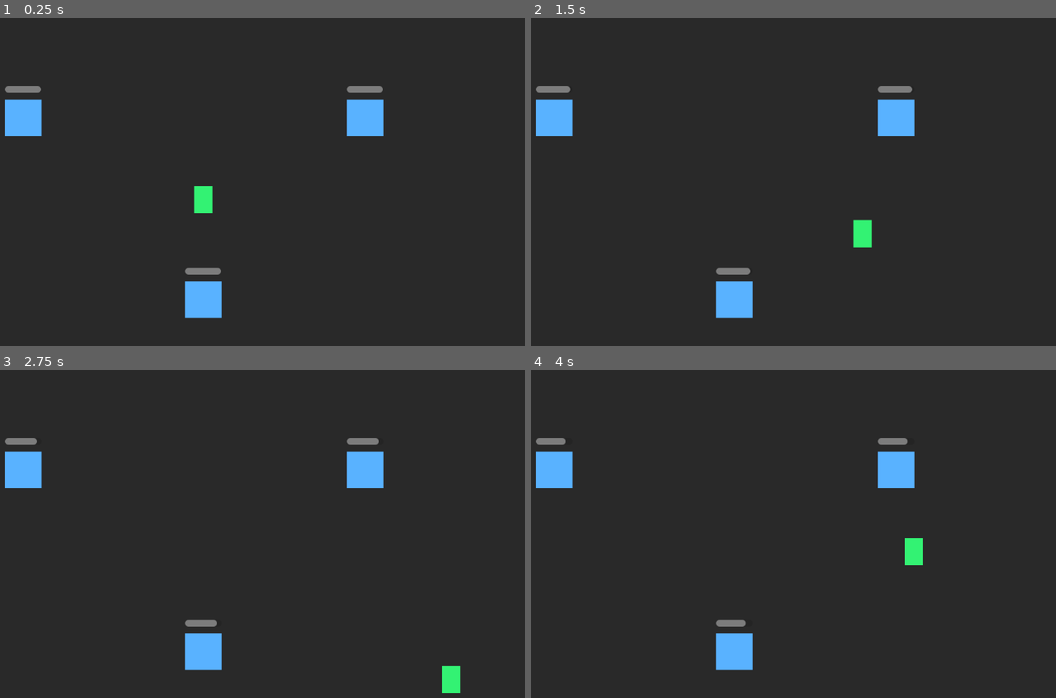
Above: before the commit, frames 1-4 (two rows, left to right).
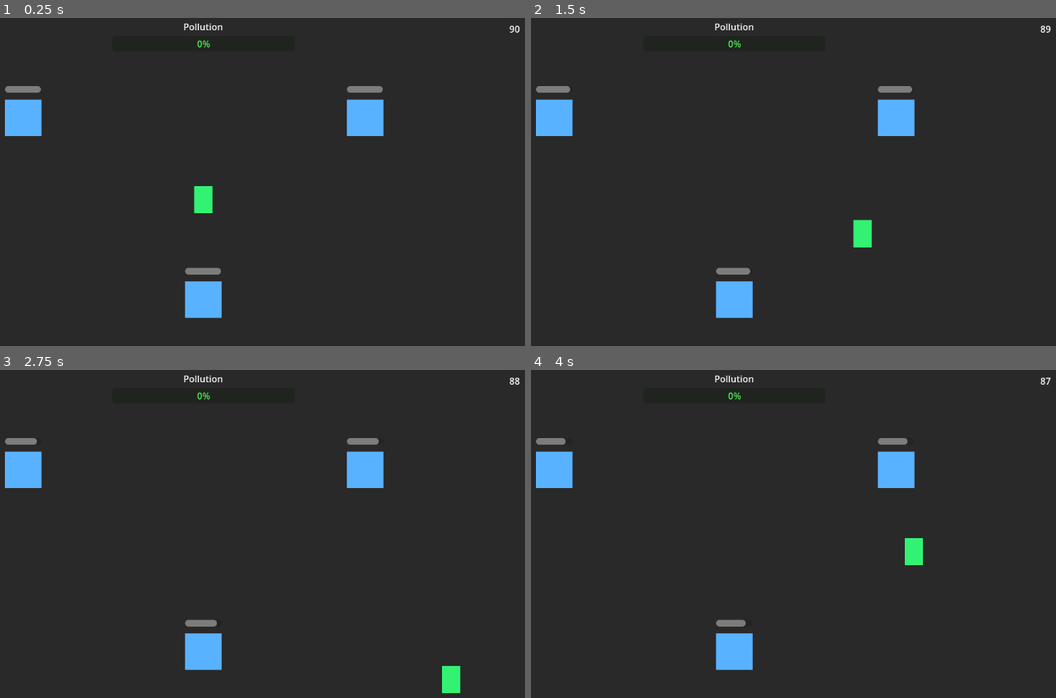
Above: after the commit, the same moments.

Repository: ebiyo/GameDev-Pollutechnician
Game: Godot game, scene res://scenes/world/main.tscn
Two runs of this game, one before a commit and one after it. Both use one fixed random seed, a clock stepped at 60 frames per second and the inputs below.
Inputs:
- Up to frame 1 (0.25 s): no input
- Up to frame 2 (1.5 s): tap Enter at 0.5 s; hold Right (ui_right) 0.53-1.28 s; hold E (repair) 0.53-1.28 s; hold Down (ui_down) from 1.28 s (still down); tap E (repair) at 1.35 s
- Up to frame 3 (2.75 s): release Down (ui_down) at 2.03 s; hold Right (ui_right) from 2.03 s (still down); hold E (repair) from 2.03 s (still down)
- Up to frame 4 (4 s): release Right (ui_right) at 2.78 s; release E (repair) at 2.78 s; hold Up (ui_up) 2.78-3.53 s; tap E (repair) at 2.85 s; hold Left (ui_left) from 3.53 s (still down); hold E (repair) from 3.53 s (still down)

The runs differ from the first frame. In frame 1, 0.2% of the frame differs, in the area x 35-100%, y 1-9%; in frame 2, 0.2%; in frame 3, 0.2%; in frame 4, 0.2%.

Commit message:
Implement game mechanics: add day management, pollution tracking, and UI for game over and win conditions

Diff:
--- a/autoload/game_manager.gd
+++ b/autoload/game_manager.gd
@@ -1,5 +1,52 @@
 extends Node
 
+enum Phase { PREP, ACTIVE, END }
+
+signal day_started()
+signal day_ended(money_earned: int)
+signal game_won()
+
+var current_phase: Phase = Phase.PREP
 var current_day: int = 1
+var total_days: int = 3
+var day_duration: float = 90.0
+var day_timer: float = 0.0
 var money: int = 0
-var is_playing: bool = false
+
+
+func _process(delta: float) -> void:
+	if current_phase != Phase.ACTIVE:
+		return
+
+	day_timer = maxf(day_timer - delta, 0.0)
+
+	if day_timer <= 0.0:
+		end_day()
+
+
+func start_day() -> void:
+	current_phase = Phase.ACTIVE
+	day_timer = day_duration
+	day_started.emit()
+
+
+func end_day() -> void:
+	current_phase = Phase.END
+
+	var money_earned := 50
+	if PollutionManager.pollution < 40.0:
+		money_earned += 25
+
+	money += money_earned
+	current_day += 1
+
+	if current_day > total_days:
+		game_won.emit()
+	else:
+		day_ended.emit(money_earned)
+
+
+func start_next_day() -> void:
+	current_phase = Phase.ACTIVE
+	day_timer = day_duration
+	day_started.emit()
--- a/autoload/pollution_manager.gd
+++ b/autoload/pollution_manager.gd
@@ -1,3 +1,35 @@
 extends Node
 
+signal pollution_changed(value: float)
+signal game_over()
+
 var pollution: float = 0.0
+var base_increase_rate: float = 3.0
+var over_threshold_timer: float = 0.0
+var over_threshold_limit: float = 5.0
+
+
+func _ready() -> void:
+	pollution_changed.emit(pollution)
+
+
+func _process(delta: float) -> void:
+	var total_efficiency := 0.0
+	var reduction_rate := 2.0
+
+	for machine in get_tree().get_nodes_in_group("machines"):
+		if machine.has_method("get_efficiency"):
+			total_efficiency += machine.get_efficiency()
+
+	var pollution_reduction := total_efficiency * reduction_rate * delta
+	var pollution_increase := base_increase_rate * delta
+
+	pollution = clampf(pollution + pollution_increase - pollution_reduction, 0.0, 100.0)
+	pollution_changed.emit(pollution)
+
+	if pollution >= 100.0:
+		over_threshold_timer += delta
+		if over_threshold_timer > over_threshold_limit:
+			game_over.emit()
+	else:
+		over_threshold_timer = 0.0
--- a/scenes/machine/machine.gd
+++ b/scenes/machine/machine.gd
@@ -16,6 +16,7 @@
 
 func _ready() -> void:
 	durability = max_durability
+	add_to_group("machines")
 	repair_zone.body_entered.connect(_on_repair_zone_body_entered)
 	repair_zone.body_exited.connect(_on_repair_zone_body_exited)
 	durability_changed.connect(_on_durability_changed)
@@ -49,3 +50,9 @@
 func _on_durability_changed(value: float) -> void:
 	durability_bar.value = value
 	body_visual.modulate = Color.RED if value < 20.0 else Color.WHITE
+
+
+func get_efficiency() -> float:
+	if is_zero_approx(max_durability):
+		return 0.0
+	return durability / max_durability
--- /dev/null
+++ b/scenes/ui/day_end.gd
@@ -0,0 +1,20 @@
+extends CanvasLayer
+
+@onready var title_label: Label = $TitleLabel
+@onready var money_label: Label = $MoneyLabel
+@onready var next_day_button: Button = $NextDayButton
+
+
+func _ready() -> void:
+	GameManager.day_ended.connect(_on_day_ended)
+	next_day_button.pressed.connect(_on_next_day_button_pressed)
+
+
+func _on_day_ended(money_earned: int) -> void:
+	title_label.text = "Day %d Complete" % (GameManager.current_day - 1)
+	money_label.text = "Money Earned: %d" % money_earned
+
+
+func _on_next_day_button_pressed() -> void:
+	GameManager.start_next_day()
+	visible = false
--- /dev/null
+++ b/scenes/ui/day_end.tscn
@@ -0,0 +1,42 @@
+[gd_scene load_steps=2 format=3]
+
+[ext_resource type="Script" path="res://scenes/ui/day_end.gd" id="1"]
+
+[node name="DayEnd" type="CanvasLayer"]
+visible = false
+script = ExtResource("1")
+
+[node name="TitleLabel" type="Label" parent="."]
+anchor_left = 0.5
+anchor_top = 0.5
+anchor_right = 0.5
+anchor_bottom = 0.5
+offset_left = -150.0
+offset_top = -80.0
+offset_right = 150.0
+offset_bottom = -50.0
+text = "Day X Complete"
+horizontal_alignment = 1
+
+[node name="MoneyLabel" type="Label" parent="."]
+anchor_left = 0.5
+anchor_top = 0.5
+anchor_right = 0.5
+anchor_bottom = 0.5
+offset_left = -150.0
+offset_top = -24.0
+offset_right = 150.0
+offset_bottom = 6.0
+text = "Money Earned: 0"
+horizontal_alignment = 1
+
+[node name="NextDayButton" type="Button" parent="."]
+anchor_left = 0.5
+anchor_top = 0.5
+anchor_right = 0.5
+anchor_bottom = 0.5
+offset_left = -70.0
+offset_top = 24.0
+offset_right = 70.0
+offset_bottom = 55.0
+text = "Next Day"
--- /dev/null
+++ b/scenes/ui/game_over.gd
@@ -0,0 +1,11 @@
+extends CanvasLayer
+
+@onready var restart_button: Button = $RestartButton
+
+
+func _ready() -> void:
+	restart_button.pressed.connect(_on_restart_button_pressed)
+
+
+func _on_restart_button_pressed() -> void:
+	get_tree().reload_current_scene()
--- /dev/null
+++ b/scenes/ui/game_over.tscn
@@ -0,0 +1,30 @@
+[gd_scene load_steps=2 format=3]
+
+[ext_resource type="Script" path="res://scenes/ui/game_over.gd" id="1"]
+
+[node name="GameOver" type="CanvasLayer"]
+visible = false
+script = ExtResource("1")
+
+[node name="GameOverLabel" type="Label" parent="."]
+anchor_left = 0.5
+anchor_top = 0.5
+anchor_right = 0.5
+anchor_bottom = 0.5
+offset_left = -120.0
+offset_top = -60.0
+offset_right = 120.0
+offset_bottom = -20.0
+text = "Game Over"
+horizontal_alignment = 1
+
+[node name="RestartButton" type="Button" parent="."]
+anchor_left = 0.5
+anchor_top = 0.5
+anchor_right = 0.5
+anchor_bottom = 0.5
+offset_left = -70.0
+offset_top = 8.0
+offset_right = 70.0
+offset_bottom = 39.0
+text = "Restart"
--- /dev/null
+++ b/scenes/ui/hud.gd
@@ -0,0 +1,42 @@
+extends CanvasLayer
+
+@onready var pollution_bar: ProgressBar = $PollutionBar
+@onready var timer_label: Label = $TimerLabel
+
+
+func _ready() -> void:
+	PollutionManager.pollution_changed.connect(_on_pollution_changed)
+	GameManager.day_started.connect(_on_day_started)
+	GameManager.day_ended.connect(_on_day_ended)
+	GameManager.game_won.connect(_on_game_won)
+	_on_pollution_changed(PollutionManager.pollution)
+	timer_label.visible = false
+
+
+func _process(_delta: float) -> void:
+	if GameManager.current_phase == GameManager.Phase.ACTIVE and timer_label.visible:
+		timer_label.text = str(ceili(GameManager.day_timer))
+
+
+func _on_pollution_changed(value: float) -> void:
+	pollution_bar.value = value
+
+	if value < 50.0:
+		pollution_bar.modulate = Color(0.35, 1.0, 0.35, 1.0)
+	elif value < 80.0:
+		pollution_bar.modulate = Color(1.0, 0.9, 0.25, 1.0)
+	else:
+		pollution_bar.modulate = Color(1.0, 0.35, 0.35, 1.0)
+
+
+func _on_day_started() -> void:
+	timer_label.visible = true
+	timer_label.text = str(ceili(GameManager.day_timer))
+
+
+func _on_day_ended(_money_earned: int) -> void:
+	timer_label.visible = false
+
+
+func _on_game_won() -> void:
+	timer_label.visible = false
--- /dev/null
+++ b/scenes/ui/hud.tscn
@@ -0,0 +1,35 @@
+[gd_scene load_steps=2 format=3]
+
+[ext_resource type="Script" path="res://scenes/ui/hud.gd" id="1"]
+
+[node name="HUD" type="CanvasLayer"]
+script = ExtResource("1")
+
+[node name="PollutionLabel" type="Label" parent="."]
+anchor_left = 0.5
+anchor_right = 0.5
+offset_left = -80.0
+offset_top = 8.0
+offset_right = 80.0
+offset_bottom = 31.0
+text = "Pollution"
+horizontal_alignment = 1
+
+[node name="PollutionBar" type="ProgressBar" parent="."]
+anchor_left = 0.5
+anchor_right = 0.5
+offset_left = -160.0
+offset_top = 36.0
+offset_right = 160.0
+offset_bottom = 60.0
+max_value = 100.0
+
+[node name="TimerLabel" type="Label" parent="."]
+anchor_left = 1.0
+anchor_right = 1.0
+offset_left = -120.0
+offset_top = 12.0
+offset_right = -20.0
+offset_bottom = 36.0
+text = "90"
+horizontal_alignment = 2
--- /dev/null
+++ b/scenes/ui/win.gd
@@ -0,0 +1,11 @@
+extends CanvasLayer
+
+@onready var play_again_button: Button = $PlayAgainButton
+
+
+func _ready() -> void:
+	play_again_button.pressed.connect(_on_play_again_button_pressed)
+
+
+func _on_play_again_button_pressed() -> void:
+	get_tree().reload_current_scene()
--- /dev/null
+++ b/scenes/ui/win.tscn
@@ -0,0 +1,42 @@
+[gd_scene load_steps=2 format=3]
+
+[ext_resource type="Script" path="res://scenes/ui/win.gd" id="1"]
+
+[node name="Win" type="CanvasLayer"]
+visible = false
+script = ExtResource("1")
+
+[node name="WinLabel" type="Label" parent="."]
+anchor_left = 0.5
+anchor_top = 0.5
+anchor_right = 0.5
+anchor_bottom = 0.5
+offset_left = -120.0
+offset_top = -70.0
+offset_right = 120.0
+offset_bottom = -40.0
+text = "You Win!"
+horizontal_alignment = 1
+
+[node name="SubtitleLabel" type="Label" parent="."]
+anchor_left = 0.5
+anchor_top = 0.5
+anchor_right = 0.5
+anchor_bottom = 0.5
+offset_left = -160.0
+offset_top = -24.0
+offset_right = 160.0
+offset_bottom = 6.0
+text = "All days survived."
+horizontal_alignment = 1
+
+[node name="PlayAgainButton" type="Button" parent="."]
+anchor_left = 0.5
+anchor_top = 0.5
+anchor_right = 0.5
+anchor_bottom = 0.5
+offset_left = -75.0
+offset_top = 26.0
+offset_right = 75.0
+offset_bottom = 57.0
+text = "Play Again"
--- /dev/null
+++ b/scenes/world/main.gd
@@ -0,0 +1,33 @@
+extends Node2D
+
+const GAME_OVER_SCENE := preload("res://scenes/ui/game_over.tscn")
+
+@onready var day_end_screen: CanvasLayer = $DayEnd
+@onready var win_screen: CanvasLayer = $Win
+
+var game_over_screen: CanvasLayer
+
+
+func _ready() -> void:
+	PollutionManager.game_over.connect(_on_game_over)
+	GameManager.day_ended.connect(_on_day_ended)
+	GameManager.game_won.connect(_on_game_won)
+	GameManager.start_day()
+
+
+func _on_game_over() -> void:
+	if is_instance_valid(game_over_screen):
+		game_over_screen.visible = true
+		return
+
+	game_over_screen = GAME_OVER_SCENE.instantiate()
+	add_child(game_over_screen)
+	game_over_screen.visible = true
+
+
+func _on_day_ended(_money_earned: int) -> void:
+	day_end_screen.visible = true
+
+
+func _on_game_won() -> void:
+	win_screen.visible = true
--- a/scenes/world/main.tscn
+++ b/scenes/world/main.tscn
@@ -1,7 +1,11 @@
-[gd_scene format=3 uid="uid://7wvbblcvsqvw"]
+[gd_scene load_steps=10 format=3 uid="uid://7wvbblcvsqvw"]
 
+[ext_resource type="Script" path="res://scenes/world/main.gd" id="1_7f8w0"]
 [ext_resource type="PackedScene" path="res://scenes/player/player.tscn" id="1"]
 [ext_resource type="PackedScene" path="res://scenes/machine/machine.tscn" id="2"]
+[ext_resource type="PackedScene" path="res://scenes/ui/hud.tscn" id="3_8ib8m"]
+[ext_resource type="PackedScene" path="res://scenes/ui/day_end.tscn" id="5_2q85e"]
+[ext_resource type="PackedScene" path="res://scenes/ui/win.tscn" id="6_cnmbu"]
 
 [sub_resource type="RectangleShape2D" id="RectangleShape2D_top"]
 size = Vector2(1152, 32)
@@ -16,6 +20,7 @@
 size = Vector2(32, 648)
 
 [node name="Main" type="Node2D" unique_id=1366100719]
+script = ExtResource("1_7f8w0")
 
 [node name="Background" type="ColorRect" parent="." unique_id=726949760]
 z_index = -100
@@ -62,3 +67,9 @@
 
 [node name="MachineC" parent="." unique_id=116840076 instance=ExtResource("2")]
 position = Vector2(576, 500)
+
+[node name="HUD" parent="." instance=ExtResource("3_8ib8m")]
+
+[node name="DayEnd" parent="." instance=ExtResource("5_2q85e")]
+
+[node name="Win" parent="." instance=ExtResource("6_cnmbu")]
Not shown, added: scenes/ui/day_end.gd.uid
Not shown, added: scenes/ui/game_over.gd.uid
Not shown, added: scenes/ui/hud.gd.uid
Not shown, added: scenes/ui/win.gd.uid
Not shown, added: scenes/world/main.gd.uid
